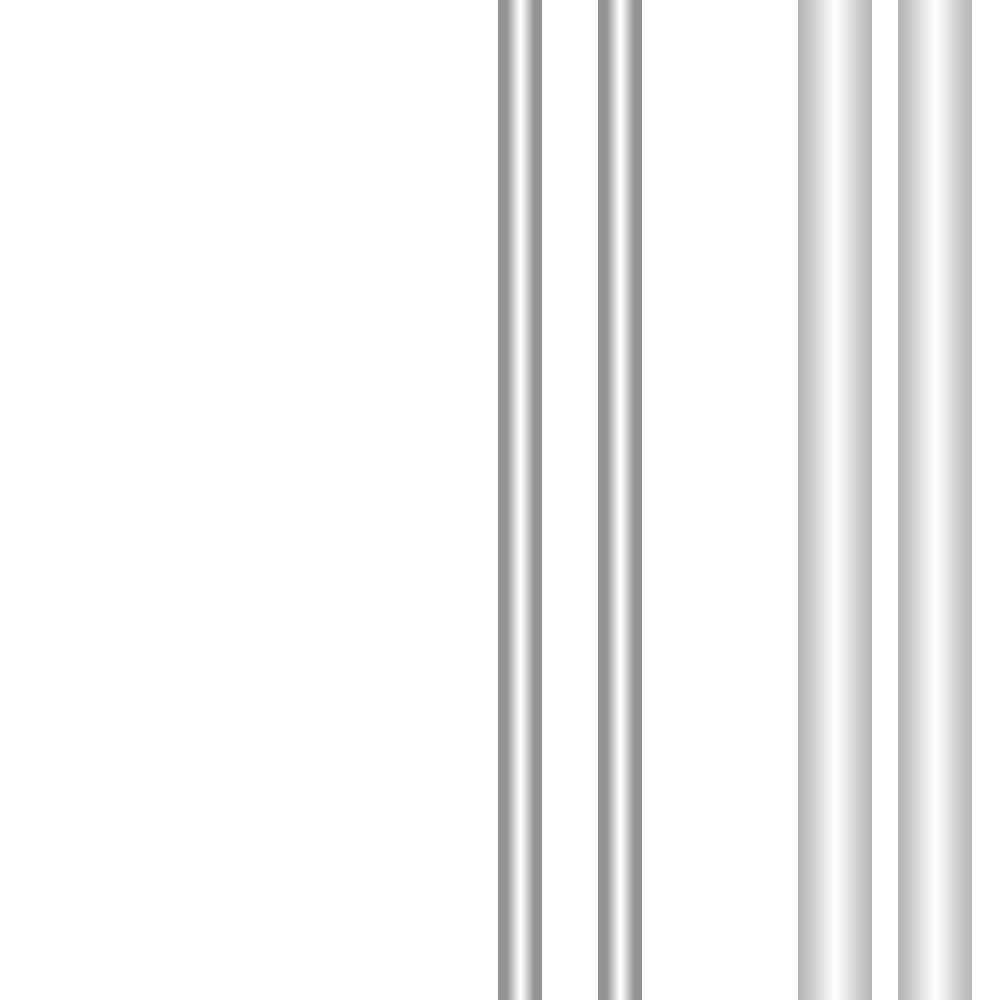
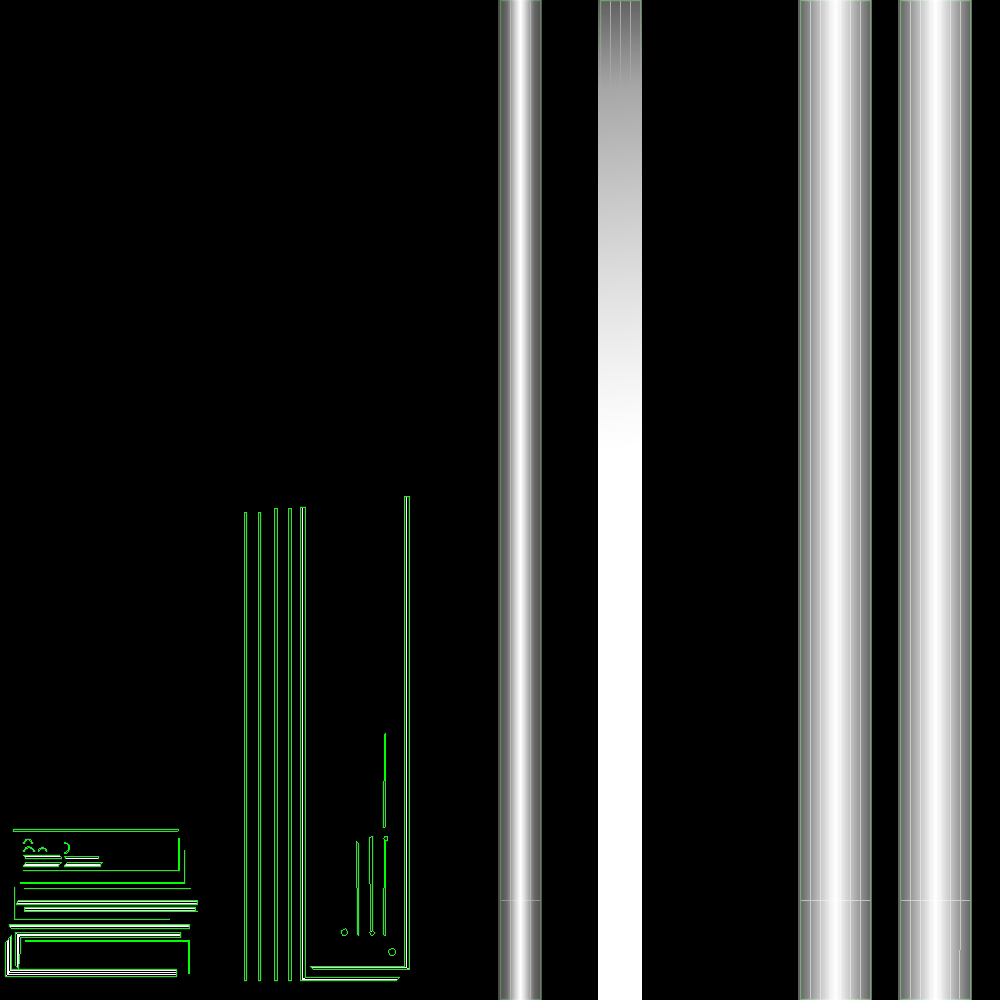
Two versions of the same layered image (1000×1000). Layer-by-layer changes:
painted on "Градиентная заливка 1 копия" over (x1=598, y1=0, x2=642, y2=1000)
showed "Фон" over (x1=0, y1=0, x2=1000, y2=1000)
